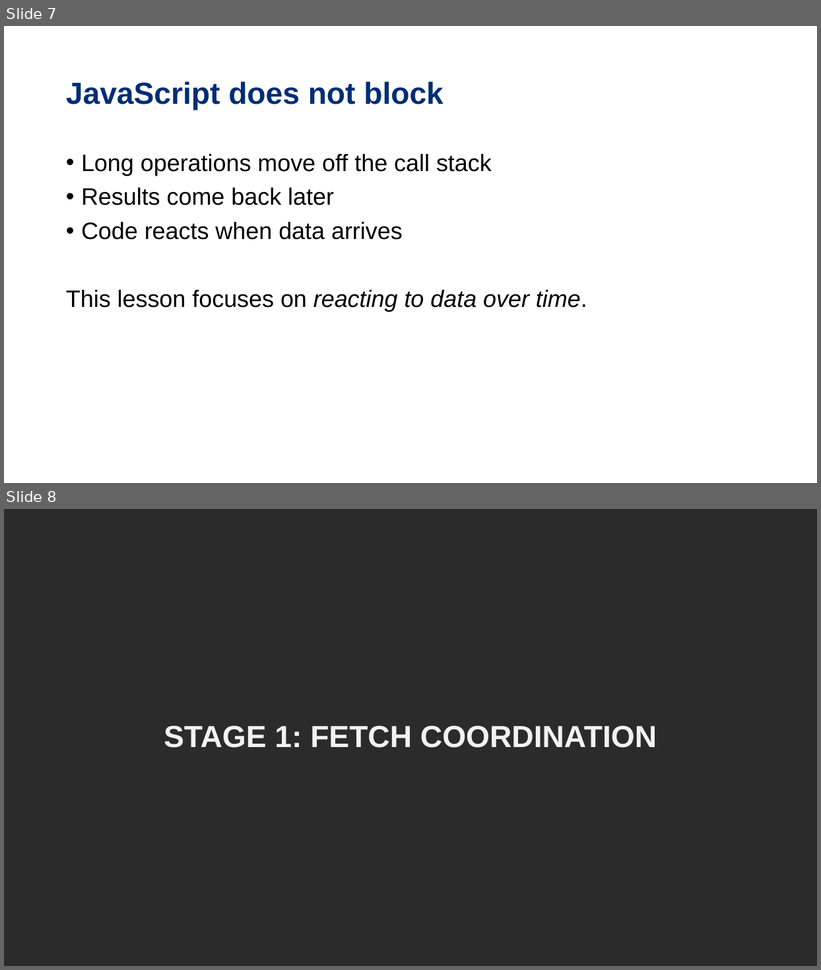
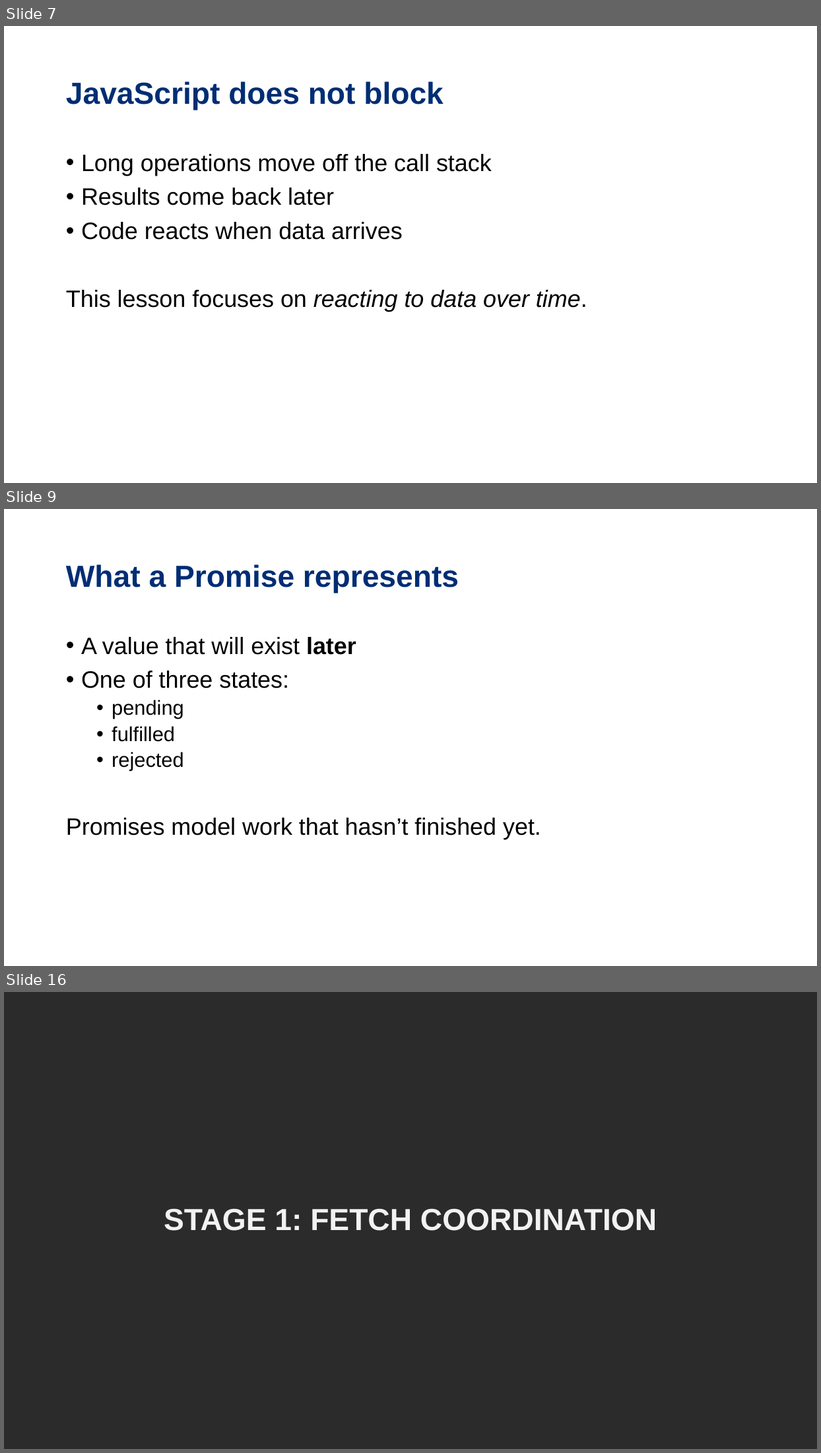
Before and after one commit to DG-InClass/SDEV-2150-A03-Jan-2026, a slide deck: sk/day-05/Day-05-Slide-Deck.pptx. Shown one above the other, each under a label of ours: slides 7 and 8 before the commit, slides 7, 9 and 16 after it; the slides between them are not shown. The pictures are 821x970 and 821x1453 pixels, drawn with LibreOffice and Linux fonts; fonts in the diff are those of the drawing; background and template pictures are left out; a plain dark background stands for a picture behind light text. Boxes give left, top, right and bottom in pixels: in the first picture for what was removed or moved away, otherwise in the second. Text is boxed around its words. In the diff, an @@ line names an element or a change of style, - is before the commit and + after.

```diff
--- a/sk/day-05/Day-05-Slide-Deck.pptx
+++ b/sk/day-05/Day-05-Slide-Deck.pptx
@@ slide 9 added at (4,509,817,966), background picture (left out) @@
@@ title added at (66,564,459,593), 36 pt, text #002D74, bold @@
+What a Promise represents
@@ text added at (66,637,541,840), 28 pt, text #000000 @@
+• A value that will exist later
+• One of three states:
+  • pending
+  • fulfilled
+  • rejected
+Promises model work that hasn’t finished yet.
@@ what was slide 8 is now slide 16 @@
```
Also in this commit, not shown: 1 slide changed, 8 other slides added, 1 slide removed, 1 other file.
